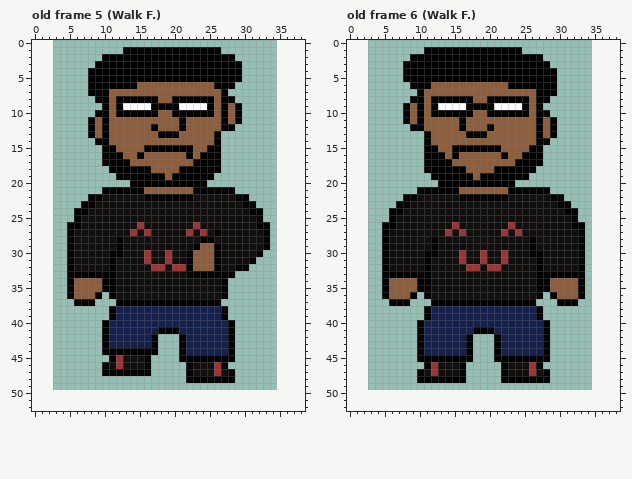
One commit to this pixel-art file: WIP/Eddy.aseprite. The picture above is the old version.
32x50 pixels, 24 frames. Colours within 5 levels of each other are drawn and written as one. Shown: old frame 5 (Walk F.), old frame 6 (Walk F.). The old version is drawn lined up with the new one, on the new canvas. The commit also changed other frames, which this record leaves out.
Now the later version:
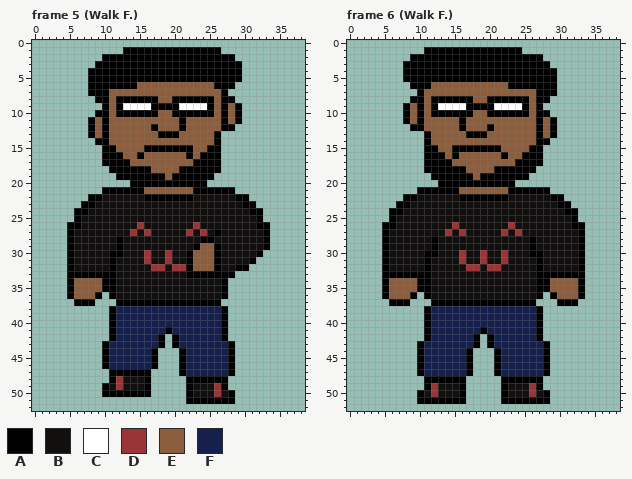
Palette (. is transparent): A #000000  B #120f0f  C #ffffff  D #9b3535  E #8c5e3d  F #16204c
A new or re-ordered frame is compared with the old frame closest to it.
Edits made:
canvas 32x50 -> 39x53, the old top-left corner now at 3,0
frames 24 -> 28
Frame 5 (Walk F.) is new; against old frame 5 (Walk F.):
There is now colour A in rows 42 to 43 at x 18 and 20; in row 45 at x 10 and 17; in row 46 at x 17, 21 and 28; in row 47 at x 21; in row 48 at x 11 and 16; in row 49 at x 10, 16, 22 and 27.
There is now colour A in row 50 at x 10 to 16, 22 and 28; in row 51 at x 22 to 28.
The edit turns colour F into colour A in rows 40 to 42 at x 11 and 27.
There is now colour B in row 48 at x 13 to 15; in row 49 at x 11, 13 to 15 and 23 to 25; in row 50 at x 23 to 25 and 27.
There is now colour D in row 48 at x 12; in row 49 at x 12 and 26; in row 50 at x 26.
The edit turns colour A into colour F in row 41 at x 18 and 20; in rows 42 to 43 at x 17 and 21; in row 44 at x 11 to 16; in row 45 at x 11, 16 and 22 to 27; in row 46 at x 16, 22 and 27; in row 47 at x 22.
The edit turns colour B into colour F in row 45 at x 13 to 15; in row 46 at x 11, 13 to 15 and 23 to 25; in row 47 at x 23 to 25 and 27.
The edit turns colour D into colour F in row 45 at x 12; in row 46 at x 12 and 26; in row 47 at x 26.
Colour A is removed in rows 40 to 42 at x 10 and 28; in row 47 at x 10; in row 48 at x 28.
Frame 6 (Walk F.) is new; against old frame 6 (Walk F.):
There is now colour A in rows 42 to 43 at x 18 and 20; in row 46 at x 10, 17, 21 and 28; in row 47 at x 17 and 21; in row 49 at x 11, 16, 22 and 27; in row 50 at x 10, 16, 22 and 28; in row 51 at x 10 to 16 and 22 to 28.
The edit turns colour F into colour A in rows 40 to 42 at x 11 and 27.
There is now colour B in row 49 at x 13 to 15 and 23 to 25; in row 50 at x 11, 13 to 15, 23 to 25 and 27.
There is now colour D in rows 49 to 50 at x 12 and 26.
The edit turns colour A into colour F in row 41 at x 18 and 20; in rows 42 to 43 at x 17 and 21; in row 45 at x 11 to 16 and 22 to 27; in row 46 at x 11, 16, 22 and 27; in row 47 at x 16 and 22.
The edit turns colour B into colour F in row 46 at x 13 to 15 and 23 to 25; in row 47 at x 11, 13 to 15, 23 to 25 and 27.
The edit turns colour D into colour F in rows 46 to 47 at x 12 and 26.
Colour A is removed in rows 40 to 42 at x 10 and 28; in row 48 at x 10 and 28.
